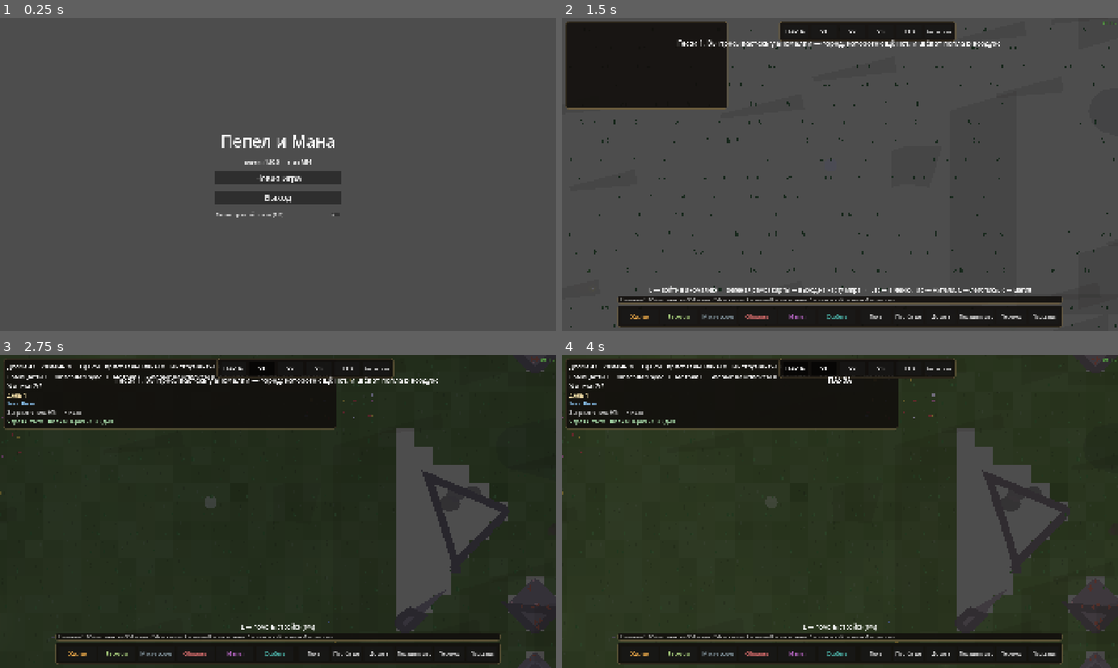
Above: before the commit, frames 1-4 (two rows, left to right).
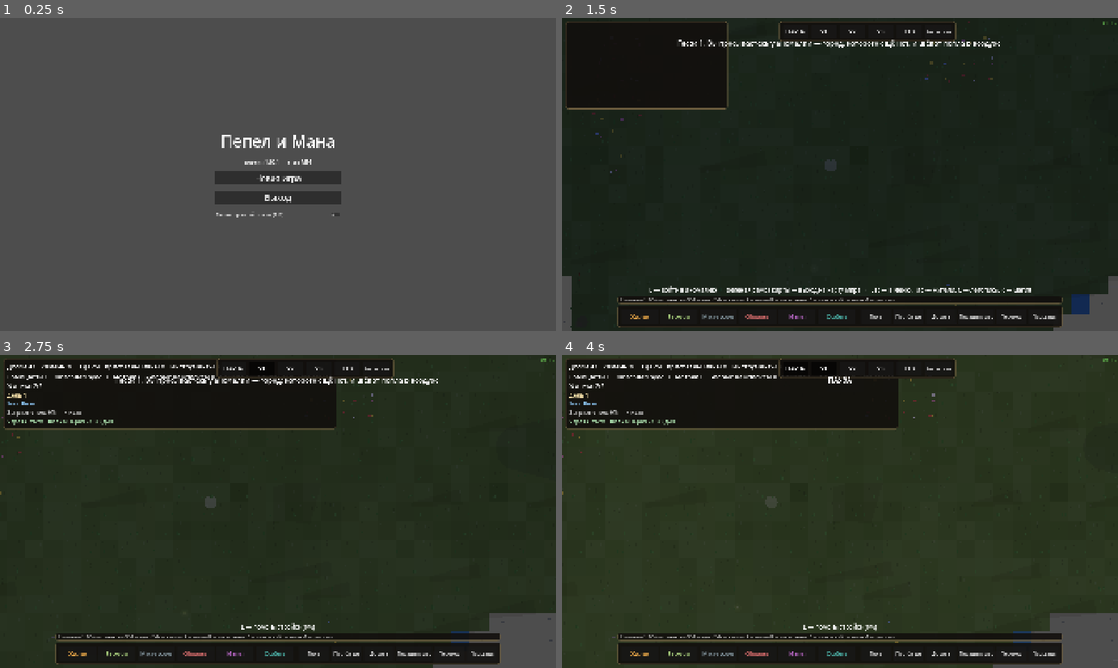
Above: after the commit, the same moments.

Repository: SDVGames-Studio/pepel-i-mana
Game: Godot game, scene res://scenes/main_menu.tscn
The game is run twice, just before and just after one commit, with the same random seed, the same clock (stepped at 60 frames per second) and the same inputs.
Inputs (mouse positions are in pixels of both pictures, inside the frame that each line leads up to):
- Up to frame 1 (0.25 s): no input
- Up to frame 2 (1.5 s): click "Новая игра" at 0.5 s; click "Основать город" at 1.25 s
- Up to frame 3 (2.75 s): tap Enter at 2 s; move the mouse to (400, 495) at 2.02 s; hold D (move_right) from 2.03 s (still down); tap Space (dash) at 2.1 s; click (400, 495) at 2.17 s
- Up to frame 4 (4 s): release D (move_right) at 2.75 s; drag from (728, 527) to (812, 574) at 2.77 s; click "ПАУЗА" at 3.5 s

The runs differ from the first frame. In frame 1, less than 0.1% of the frame differs, in the area x 49-51%, y 45-47%; in frame 2, 79%, in the area x 0-100%, y 0-100%; in frame 3, 8.4%; in frame 4, 8.4%.
Error in both runs: Cannot call method 'get_size' on a null value. (res://scripts/city_view.gd:342)

Commit message:
v1.30.1: белые пятна воды, болота-топь, свет данжа, страховка смерти
По скриншотам заказчика после приёмки v1.30.0:

- city_terrain.gd: санитарная проверка простоты сглаженного контура воды
  (_loop_is_simple) — самопересекающийся контур давал мусорную
  триангуляцию/обводки: песочные пятна чужого цвета тайлами (пиксельный
  анализ #c8b183). Мусорный контур — честные тайлы цвета воды, без
  обводок. Болото перерисовано: торфяная топь (тёмная олива #46523a,
  лужи-оконца с бликом, кочки, рогоз) — вдвое темнее озера, без синевы.
  Страховка «пропавшего ландшафта» после смены сцены: перевыпечка
  SubViewport следующим кадром (_bake_guard).
- city_map.gd: центр болота не ближе 6 тайлов к любой воде
  (_random_swamp_tile) — слияние болотца с озером превышало порог 16
  тайлов, и болото классифицировалось озером («болото и озеро одно и то
  же»). Теперь болота всегда ≤13 тайлов.
- dungeon.gd: амбиент биома поднят лерпом к «тусклая луна» — тьма только
  за стенками (войд), комнаты тёмные, но читаемые; фонарь важен, но не
  единственный источник видимости.
- city.gd: город при входе гарантированно снимает паузу дерева (утечка
  pause после смерти в данже).
- tools: shot_dungeon.gd (снимок данжа, SHOT_BIOME/SHOT_NIGHT),
  shot_city.gd + фикс-сид SHOT_SEED и дамп компонентов воды,
  debug_water.gd, sample_px.gd.

Тесты run_all зелёные; ночь/день/данж проверены скриншотами.

Diff:
--- a/data/version.json
+++ b/data/version.json
@@ -1,4 +1,4 @@
 {
-	"version": "1.30.0",
+	"version": "1.30.1",
 	"stage": "Этап 2"
 }
--- a/scripts/city.gd
+++ b/scripts/city.gd
@@ -62,6 +62,7 @@
 		Game.new_city()
 	sim = Game.city_sim
 	sim.paused = false
+	get_tree().paused = false   # v1.30.1: после смерти в данже пауза не должна протекать в город
 	Game.in_dungeon = false   # герой в городе — автосейв и «Сохранить» доступны
 	# монеты общие с героем (M10): симуляция кладёт/берёт через колбэки
 	sim.coins_sink = func(n: int) -> void: Game.coins += n
--- a/scripts/city_map.gd
+++ b/scripts/city_map.gd
@@ -171,7 +171,7 @@
 	# тайлов, classify_water() узнаёт болотце по размеру; сухой центр обязателен,
 	# иначе болотце сольётся с озером
 	for i in int(params.get("swamps", 2)):
-		_swamp_blob(_random_grass_tile(rng), rng)
+		_swamp_blob(_random_swamp_tile(rng), rng)
 	# вся вода на этот момент — озёра и болота; обрывки реки их не трогают
 	var keep := {}
 	for y in h:
@@ -317,6 +317,26 @@
 	return _random_inner_tile(rng)
 
 
+## Центр болота (v1.30.1): трава И никакой воды в радиусе 6 — два болотца
+## или болото+озеро, слившись, превышали порог 16 тайлов и классифицировались
+## ОЗЕРОМ (синий блоб с песком — «болото и озеро одно и то же», заказчик).
+func _random_swamp_tile(rng: RandomNumberGenerator) -> Vector2i:
+	for i in 12:
+		var p := _random_grass_tile(rng)
+		var clear := true
+		for dy in range(-6, 7):
+			for dx in range(-6, 7):
+				var n := p + Vector2i(dx, dy)
+				if in_bounds(n) and grid[n.y][n.x] == TILE_WATER:
+					clear = false
+					break
+			if not clear:
+				break
+		if clear:
+			return p
+	return _random_grass_tile(rng)
+
+
 ## Пятно круглой формы из тайлов kind (не поверх друг друга — вода поверх скалы допустима).
 func _blob(center: Vector2i, radius: int, kind: int) -> void:
 	for y in range(center.y - radius, center.y + radius + 1):
--- a/scripts/city_terrain.gd
+++ b/scripts/city_terrain.gd
@@ -74,6 +74,18 @@
 
 func _ready() -> void:
 	rebake(true)   # первый bake: кэш блобов строится обязательно
+	# v1.30.1: страховка «пустого ландшафта» после смены сцены (смерть в
+	# данже): первый UPDATE_ONCE SubViewport изредка сгорает впустую в кадре
+	# смены сцены — переводыпекаем ещё раз следующим кадром (дёшево)
+	_bake_guard.call_deferred()
+
+
+func _bake_guard() -> void:
+	if _vp == null or not is_inside_tree():
+		return
+	_drawer.queue_redraw()
+	_vp.render_target_update_mode = SubViewport.UPDATE_DISABLED
+	_vp.render_target_update_mode = SubViewport.UPDATE_ONCE
 
 
 ## Перевыпечь слой земли (скалу выработали, воду замостили мостом...) —
@@ -293,6 +305,28 @@
 	return depth
 
 
+## Прост ли контур: без самопересечений (сегменты не-соседей не пересекаются)
+## и без вырожденных рёбер. Гладкий контур изредка выходил самопересечением —
+## мусорная триангуляция красила чужие тайлы (v1.30.1).
+func _loop_is_simple(loop: PackedVector2Array) -> bool:
+	var n := loop.size()
+	if n < 4:
+		return true
+	for i in n:
+		var a: Vector2 = loop[i]
+		var b: Vector2 = loop[(i + 1) % n]
+		if a.distance_to(b) < 0.5:
+			return false
+		for j in range(i + 1, n):
+			if j == i or (j + 1) % n == i or (i + 1) % n == j:
+				continue   # соседние сегменты
+			var c: Vector2 = loop[j]
+			var d: Vector2 = loop[(j + 1) % n]
+			if Geometry2D.segment_intersects_segment(a, b, c, d) != Vector2.INF:
+				return false
+	return true
+
+
 ## Вписать контур к центроиду (внутренняя заливка глубины).
 func _shrunk_loop(loop: PackedVector2Array, f: float) -> PackedVector2Array:
 	var c := _poly_centroid(loop)
@@ -555,6 +589,7 @@
 			smootheds.append(_smooth_loop(rl))
 		for sm in smootheds:
 			var tiles := _loop_tiles(sm, ts)
+			var simple := _loop_is_simple(sm)
 			# v1.29.1: тип водоёма считает КАРТА (он нужен и путям/броду);
 			# локальный расчёт по силуэту — страховка для карт без неё
 			var kind := ""
@@ -564,16 +599,26 @@
 				kind = _water_kind(sm, ts)
 			for t: Vector2i in tiles:
 				_water_tile_kind[t] = kind
+			# v1.30.1: сглаженный контур бывает САМОПЕРЕСЕКАЮЩИМСЯ — триангуляция
+			# и обводки такого контура дают мусорные «пятна» чужого цвета
+			# (песок поверх травы). Деградация: заливка по тайлам, без обводок.
 			_water_cached.append({"loop": sm,
-					"tris": Geometry2D.triangulate_polygon(sm),
+					"tris": Geometry2D.triangulate_polygon(sm) if simple else PackedInt32Array(),
 					"depth": _loop_depth(sm, smootheds),
-					"kind": kind, "tiles": tiles})
+					"kind": kind, "tiles": tiles, "simple": simple})
 		_rock_cached = _build_rock_cache()
 		_blob_cache_dirty = false
 	for entry in _water_cached:
 		var loop: PackedVector2Array = entry["loop"]
 		var depth: int = int(entry["depth"])
 		var kind := String(entry["kind"])
+		var simple := bool(entry.get("simple", true))
+		if not simple:
+			# мусорный контур: честные квадратные тайлы цветом воды
+			for t: Vector2i in entry["tiles"]:
+				_drawer.draw_rect(Rect2(Vector2(t) * ts, Vector2(ts, ts)),
+						_water_river if kind == "river" else _water_lake)
+			continue
 		if kind == "swamp":
 			# болото рисуется ЧЕСТНЫМИ квадратными тайлами — сглаживанию
 			# мелкие кляксы не идут (замечание заказчика 2026-10-28)
@@ -593,7 +638,7 @@
 	# шириной 0.9 тайла — на узкой реке съедал всю воду («реки мутные»), а на
 	# малых водоёмах выплёскивался на соседние скалы («текстуры залазят»)
 	for entry in _water_cached:
-		if String(entry["kind"]) == "swamp":
+		if String(entry["kind"]) == "swamp" or not bool(entry.get("simple", true)):
 			continue
 		var loop: PackedVector2Array = entry["loop"]
 		if int(entry["depth"]) % 2 == 1:
@@ -721,10 +766,18 @@
 		for t: Vector2i in entry["tiles"]:
 			var rect := Rect2(Vector2(t) * ts, Vector2(ts, ts))
 			var tone := 0.05 * float(_hash(t.x, t.y, 5) - 2)
-			var fill := Color("#55603f").lightened(tone)
+			# v1.30.1: болото читается ТОПЬЮ, не «маленьким озером» — тёмная
+			# трясина без синевы, лужи-оконца, кочки
+			var fill := Color("#46523a").lightened(tone)
 			_drawer.draw_rect(rect, fill)
-			_drawer.draw_rect(rect, fill.darkened(0.22), false, 1.5)
+			_drawer.draw_rect(rect, fill.darkened(0.25), false, 1.5)
 			var hx := _hash(t.x * 3, t.y * 7, 100)
+			if hx % 3 == 0:
+				# лужа-оконце: тёмная стоячая вода с бликом
+				var pc := rect.position + Vector2(6.0 + float(hx % int(ts - 14.0)),
+						6.0 + float((hx / 5) % int(ts - 14.0)))
+				_drawer.draw_circle(pc, ts * 0.16, Color("#28322a"))
+				_drawer.draw_circle(pc + Vector2(-1.0, -1.0), ts * 0.07, Color("#3d4f44"))
 			for i in 1 + hx % 2:
 				var h2 := _hash(t.x * 7 + i, t.y * 13 + i, 100)
 				var c := rect.position + Vector2(6.0 + float(h2 % int(ts - 12.0)),
--- a/scripts/dungeon.gd
+++ b/scripts/dungeon.gd
@@ -192,7 +192,11 @@
 func _build_darkness() -> void:
 	var dark := CanvasModulate.new()
 	dark.name = "Darkness"
-	_ambient_base = Color(String(biome["ambient"]))
+	# v1.30.1 (заказчик): тьма — ТОЛЬКО за стенками (войд), сами комнаты
+	# тёмные, но читаемые — фонарь героя важен, но не единственный источник
+	# видимости. Амбиент биома поднимаем к «тусклая луна» лерпом.
+	_ambient_base = Color(String(biome["ambient"])).lerp(
+			Color(0.40, 0.40, 0.46), 0.42)
 	dark.color = _ambient_base
 	_darkness = dark
 	add_child(dark)
--- /dev/null
+++ b/tools/debug_water.gd
@@ -0,0 +1,41 @@
+extends SceneTree
+## Отладка воды v1.30: компоненты воды по сидам — размеры, типы, свamps.
+
+func _init() -> void:
+	var cfg: Dictionary = _read_json("res://data/city.json")
+	for seed_i in 8:
+		var m = load("res://scripts/city_map.gd").new()
+		m.generate(1000 + seed_i * 37, cfg)
+		var seen := {}
+		var kinds := {"lake": 0, "river": 0, "swamp": 0}
+		var sizes := []
+		for y in m.h:
+			for x in m.w:
+				var t := Vector2i(x, y)
+				if m.grid[t.y][t.x] != m.TILE_WATER or seen.has(t):
+					continue
+				var comp: Array = [t]
+				seen[t] = true
+				var mn: Vector2i = t
+				var mx: Vector2i = t
+				var qi := 0
+				while qi < comp.size():
+					var c: Vector2i = comp[qi]
+					qi += 1
+					mn = Vector2i(mini(mn.x, c.x), mini(mn.y, c.y))
+					mx = Vector2i(maxi(mx.x, c.x), maxi(mx.y, c.y))
+					for d in [Vector2i(1, 0), Vector2i(-1, 0), Vector2i(0, 1), Vector2i(0, -1)]:
+						var n: Vector2i = c + d
+						if m.in_bounds(n) and m.grid[n.y][n.x] == m.TILE_WATER and not seen.has(n):
+							seen[n] = true
+							comp.append(n)
+				var kind: String = m.water_kind_at(t)
+				kinds[kind] = int(kinds[kind]) + 1
+				sizes.append("%s(%d)" % [kind.substr(0, 1), comp.size()])
+		print("seed ", 1000 + seed_i * 37, ": ", kinds, " ", sizes)
+	quit()
+
+
+func _read_json(path: String) -> Variant:
+	var f := FileAccess.open(path, FileAccess.READ)
+	return JSON.parse_string(f.get_as_text()) if f != null else null
--- /dev/null
+++ b/tools/sample_px.gd
@@ -0,0 +1,14 @@
+extends SceneTree
+## Сэмплы пикселей: пятно у пруда vs обычная трава (ночной кадр).
+
+func _init() -> void:
+	var img := Image.load_from_file(ProjectSettings.globalize_path("res://tools/w_nodark.png"))
+	if img == null:
+		print("no shot")
+		quit(1)
+		return
+	for label in [["пятно1", 640, 320], ["пятно2", 700, 380], ["пятно3", 760, 300],
+			["трава1", 400, 600], ["трава2", 1000, 700], ["пруд", 720, 400]]:
+		var c: Color = img.get_pixel(int(label[1]), int(label[2]))
+		print("%s @(%d,%d) = (%.2f, %.2f, %.2f, %.2f)" % [label[0], label[1], label[2], c.r, c.g, c.b, c.a])
+	quit()
--- a/tools/shot_city.gd
+++ b/tools/shot_city.gd
@@ -37,9 +37,35 @@
 func _decorate(city: Node, game: Node) -> void:
 	_game = game
 	_city = city
+	if OS.get_environment("SHOT_SEED") != "":
+		seed(int(OS.get_environment("SHOT_SEED")))
 	var sim = game.city_sim
 	var map = sim.map
 	var cfg: Dictionary = sim.cfg
+	if OS.get_environment("SHOT_WATER") != "":
+		# дамп компонентов воды: позиция/тип/размер — сверка с белыми пятнами
+		var seen := {}
+		for y in map.h:
+			for x in map.w:
+				var t := Vector2i(x, y)
+				if map.grid[t.y][t.x] != map.TILE_WATER or seen.has(t):
+					continue
+				var comp: Array = [t]
+				seen[t] = true
+				var mn: Vector2i = t
+				var mx: Vector2i = t
+				var qi := 0
+				while qi < comp.size():
+					var c: Vector2i = comp[qi]
+					qi += 1
+					mn = Vector2i(mini(mn.x, c.x), mini(mn.y, c.y))
+					mx = Vector2i(maxi(mx.x, c.x), maxi(mx.y, c.y))
+					for d in [Vector2i(1, 0), Vector2i(-1, 0), Vector2i(0, 1), Vector2i(0, -1)]:
+						var n: Vector2i = c + d
+						if map.in_bounds(n) and map.grid[n.y][n.x] == map.TILE_WATER and not seen.has(n):
+							seen[n] = true
+							comp.append(n)
+				print("water: %s tiles=%d bbox=%s..%s" % [map.water_kind_at(t), comp.size(), mn, mx])
 	# дом/постройки вокруг центра: дом x3, лесопилка у дерева, каменоломня у скалы,
 	# мастерская, таверна, кладбище
 	var spots := {
@@ -141,6 +167,14 @@
 		_teleport_near(func(g: int) -> bool: return g == map.TILE_WATER)
 	if OS.get_environment("SHOT_ROCK") != "":
 		_teleport_near(func(g: int) -> bool: return g == map.TILE_ROCK or g == map.TILE_ORE)
+	if OS.get_environment("SHOT_NOAMBIENT") != "" and _city.get("_ambience") != null:
+		_city._ambience.visible = false
+	if OS.get_environment("SHOT_NOTERRAIN") != "" and _city.get("_terrain") != null:
+		_city._terrain.visible = false
+	if OS.get_environment("SHOT_NODARK") != "" and _city.get("_modulate") != null:
+		_city._modulate.color = Color.WHITE
+	if OS.get_environment("SHOT_NOVIEW") != "" and _city.get("view") != null:
+		_city.view.visible = false
 	print("shot: город украшен")
 
 
--- /dev/null
+++ b/tools/shot_dungeon.gd
@@ -0,0 +1,41 @@
+extends SceneTree
+## Снимок данжа для визуальной проверки (v1.30.1). Запуск С ГРАФИКОЙ:
+## godot --path . --script res://tools/shot_dungeon.gd
+## Режимы: SHOT_BIOME=<id> фиксирует биом; SHOT_NIGHT — ночь города
+## (ночные твари усилены).
+
+var _frames := 0
+
+
+func _initialize() -> void:
+	var game: Node = root.get_node_or_null("Game")
+	if game == null:
+		game = load("res://scripts/game.gd").new()
+		game.name = "Game"
+		root.add_child(game)
+	var loc: Node = root.get_node_or_null("Loc")
+	if loc == null:
+		loc = load("res://scripts/loc.gd").new()
+		loc.name = "Loc"
+		root.add_child(loc)
+	game.test_mode = true
+	game.new_city()
+	# автозагрузку берём локальной ссылкой: на компиляции инструмента
+	# глобального имени Game ещё нет (узел добавлен выше руками)
+	if OS.get_environment("SHOT_BIOME") != "":
+		game.forced_biome = OS.get_environment("SHOT_BIOME")
+	if OS.get_environment("SHOT_NIGHT") != "":
+		game.city_sim.time = float(game.city_sim.cfg["day_length"]) * 0.95
+	var dungeon: Node = load("res://scenes/dungeon.tscn").instantiate()
+	root.add_child(dungeon)
+	process_frame.connect(_on_frame)
+
+
+func _on_frame() -> void:
+	_frames += 1
+	if _frames < 50:
+		return
+	var img: Image = root.get_texture().get_image()
+	img.save_png("res://tools/shot_dungeon.png")
+	print("shot: сохранён tools/shot_dungeon.png")
+	quit(0)
Binary file removed: tools/shot_city.png
Binary file added: tools/shot_dungeon.png
Binary file added: tools/v1301_day.png
Binary file added: tools/v1301_night.png
Binary file added: tools/w42_night.png
Binary file added: tools/w42_noamb.png
Binary file added: tools/w_day.png
Binary file added: tools/w_night.png
Binary file added: tools/w_nodark.png
Binary file added: tools/w_noterr.png
Binary file added: tools/w_noview.png
Not shown, changed: CHANGELOG_E2.md
(and 4 more such lines)
